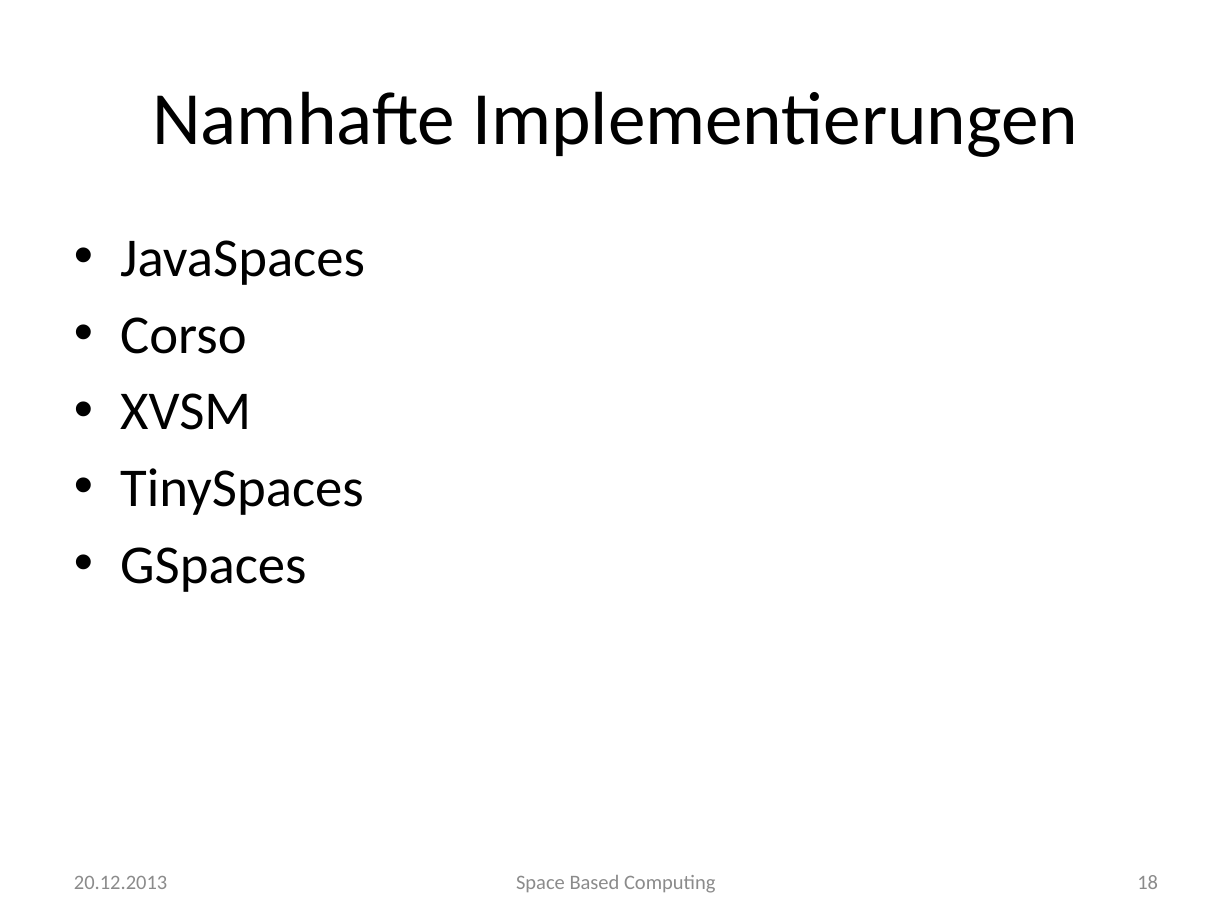
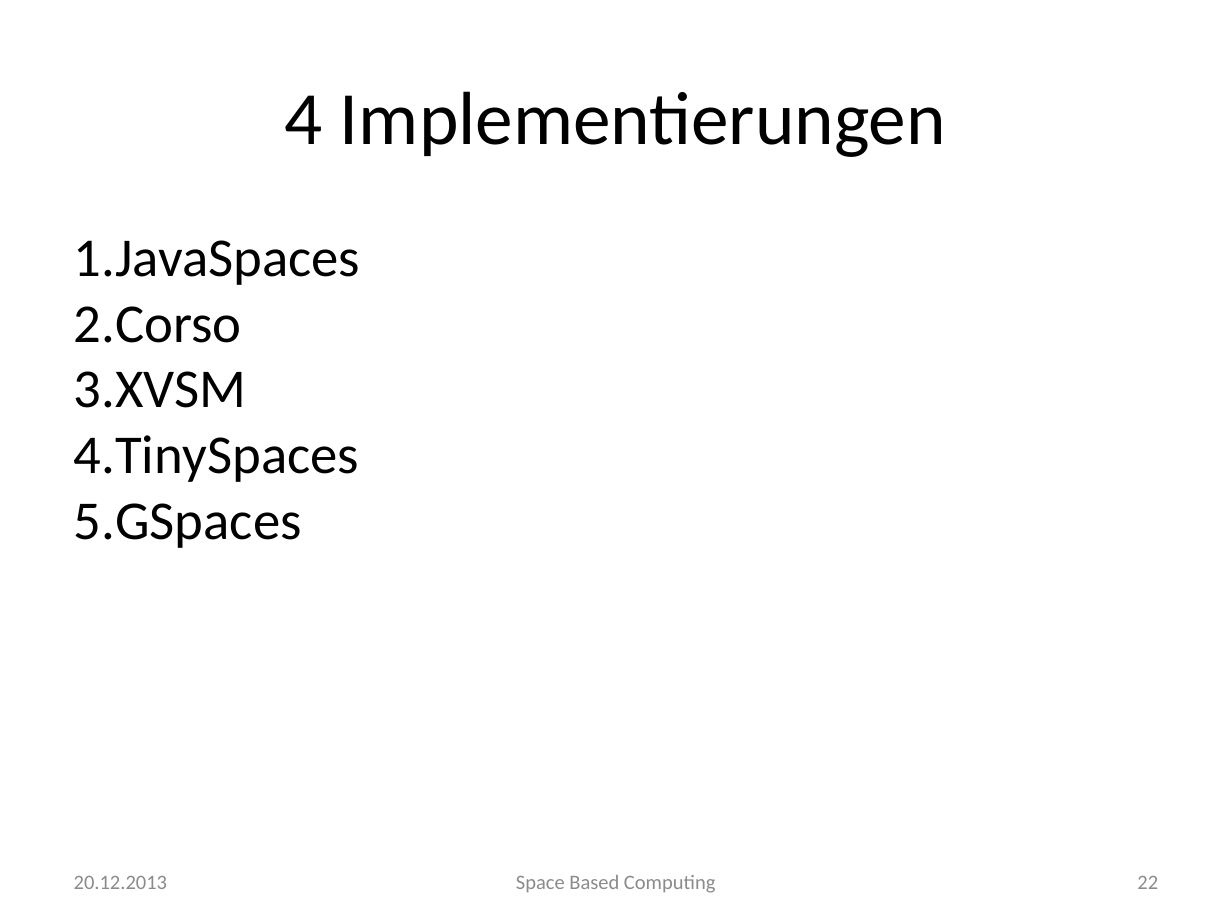
Before and after one commit to traxl/sbcAusarbeitung, a slide deck: slide 22 of Space Based Computing.pptx (slide 18 before the commit). Drawn at 1232x924 pixels with LibreOffice and Linux fonts; fonts in the diff are those of the drawing; background and template pictures are left out. Boxes give left, top, right and bottom in pixels: in the first picture for what was removed or moved away, otherwise in the second. Text is boxed around its words. In the diff, an @@ line names an element or a change of style, - is before the commit and + after.

```diff
--- a/Space Based Computing.pptx
+++ b/Space Based Computing.pptx
@@ text at (285,91,946,157): text changed @@
-Namhafte Implementierungen
+4 Implementierungen
@@ text "JavaSpaces" at (74,240,360,548): bullet • to 1.; less space between paragraphs @@
@@ page number at (1137,876,1158,889): text changed; text colour #8C8C8C to #8B8B8B @@
-18
+22
```
Also in this commit, not shown: 20 other slides changed, 8 slides added, 2 slides removed, 3 other files.
